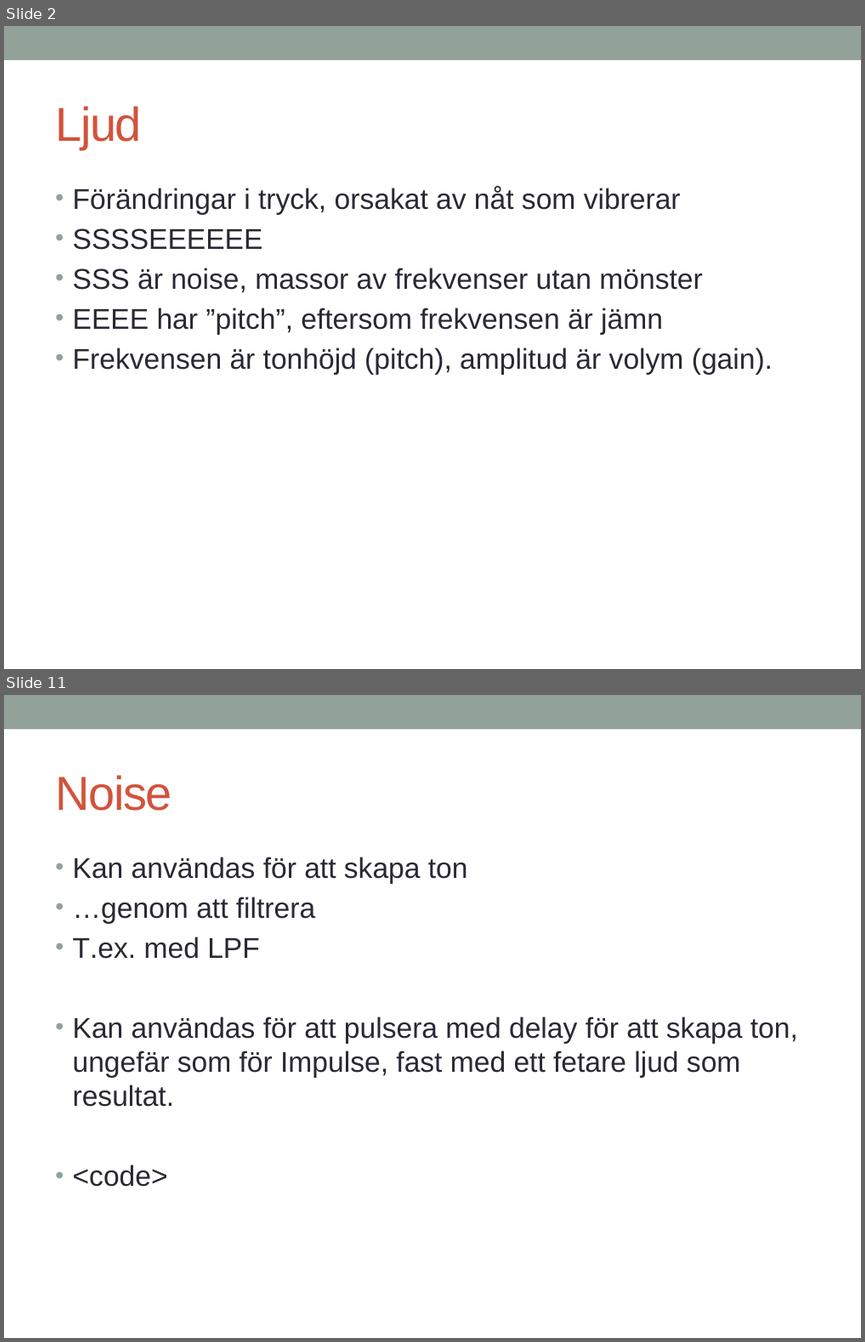
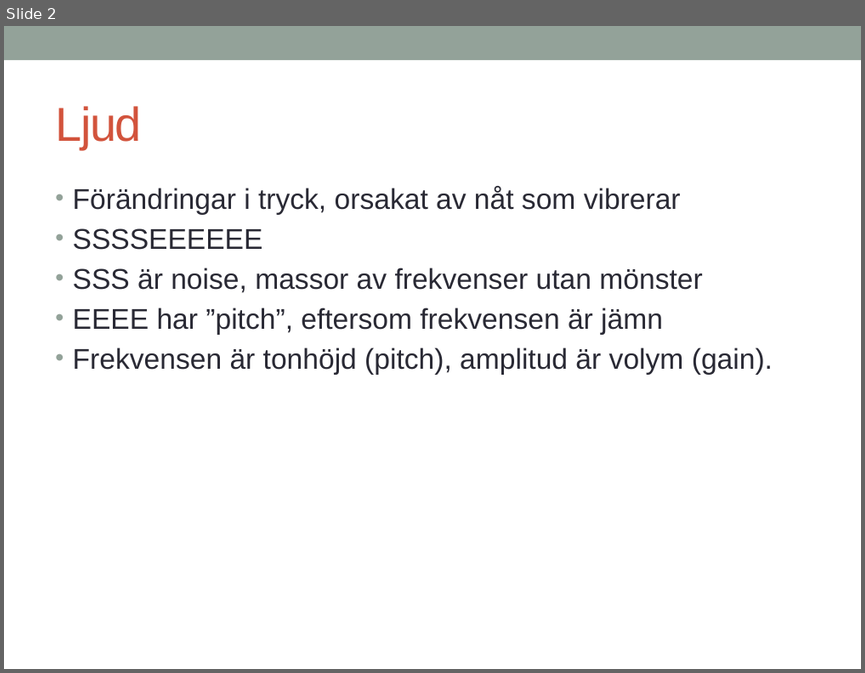
Before and after one commit to melke/makinmusic, a slide deck: chuck.pptx. Shown one above the other, each under a label of ours: slides 2 and 11 before the commit, slide 2 after it; the slides between them are not shown. The pictures are 865x1342 and 865x673 pixels, drawn with LibreOffice and Linux fonts; fonts in the diff are those of the drawing. Boxes give left, top, right and bottom in pixels: in the first picture for what was removed or moved away, otherwise in the second. Text is boxed around its words. In the diff, an @@ line names an element or a change of style, - is before the commit and + after.

```diff
--- a/chuck.pptx
+++ b/chuck.pptx
@@ slide 11 removed at <box>4,695,861,1338</box>, background #FFFFFF; not listed: 1 template element that a slide beside it also shows @@
@@ title removed at <box>55,775,172,811</box> @@
-Noise
@@ text removed at <box>73,857,798,1186</box> @@
-• Kan användas för att skapa ton
-• …genom att filtrera
-• T.ex. med LPF
-• Kan användas för att pulsera med delay för att skapa ton, ungefär som för Impulse, fast med ett fetare ljud som resultat.
-• <code>
```
Also in this commit, not shown: 11 slides changed, 3 slides added, 3 other slides removed, 9 other files.
